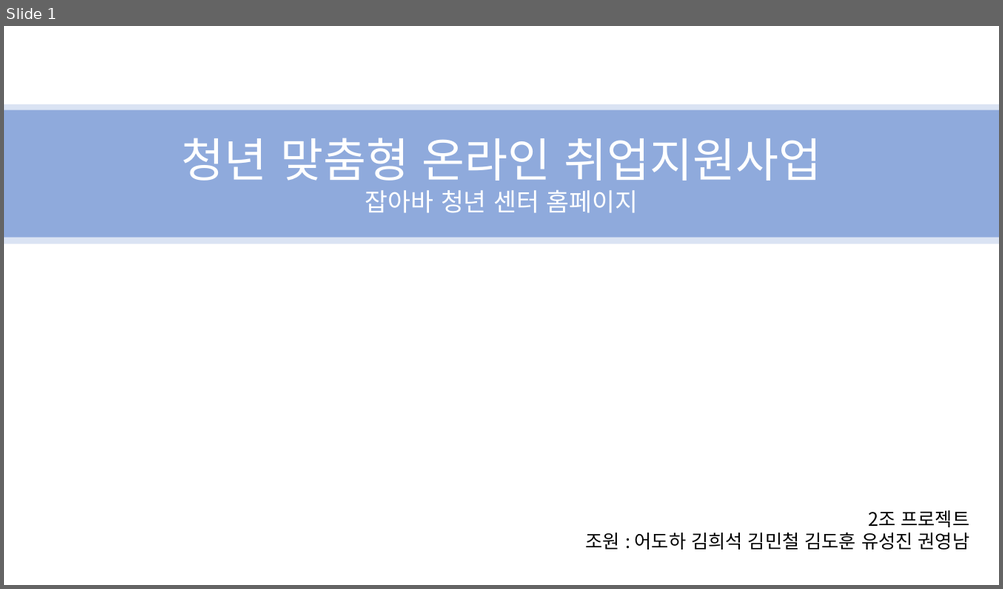
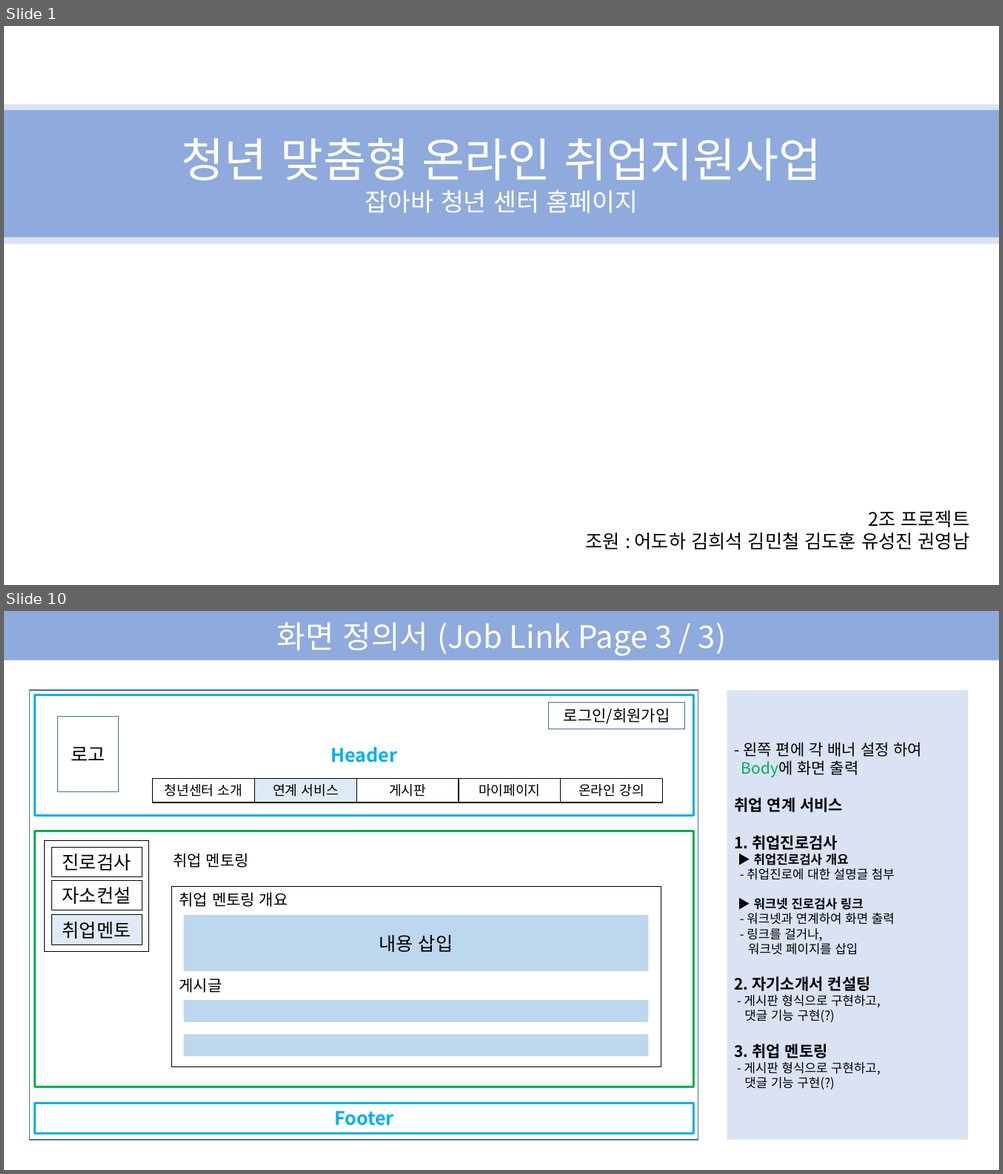
Before and after one commit to EODOHA/Youth_Project, a slide deck: 2조 프로젝트.pptx. Shown one above the other, each under a label of ours: slide 1 before the commit, slides 1 and 10 after it; the slides between them are not shown. The pictures are 1003x589 and 1003x1174 pixels, drawn with LibreOffice and Linux fonts; fonts in the diff are those of the drawing. Boxes give left, top, right and bottom in pixels: in the first picture for what was removed or moved away, otherwise in the second. Text is boxed around its words. In the diff, an @@ line names an element or a change of style, - is before the commit and + after.

```diff
--- a/2조 프로젝트.pptx
+++ b/2조 프로젝트.pptx
@@ slide 10 added at (4, 611, 999, 1170), background #FFFFFF @@
@@ rectangle added at (4, 611, 999, 661), fill #8FAADC, 30 pt, text #FFFFFF @@
+화면 정의서 (Job Link Page 3 / 3)
@@ rectangle added at (30, 690, 699, 1140), outline #43739E 1 pt @@
@@ rectangle added at (34, 695, 694, 816), outline #00B0F0 2 pt, 18 pt, text #00B0F0, bold @@
+Header
@@ rectangle added at (727, 690, 968, 1140), fill #DAE3F3, 12 pt, text #000000 @@
+- 왼쪽 편에 각 배너 설정 하여
+Body에 화면 출력
+취업 연계 서비스
+1. 취업진로검사
+▶ 취업진로검사 개요
+- 취업진로에 대한 설명글 첨부
+▶ 워크넷 진로검사 링크
+- 워크넷과 연계하여 화면 출력
+- 링크를 걸거나,
+워크넷 페이지를 삽입
+2. 자기소개서 컨설팅
+- 게시판 형식으로 구현하고,
+댓글 기능 구현(?)
+3. 취업 멘토링
+- 게시판 형식으로 구현하고,
+댓글 기능 구현(?)
@@ rectangle added at (58, 717, 119, 792), outline #43739E 0.75 pt, 18 pt, text #000000 @@
+로고
@@ rectangle added at (549, 703, 685, 729), outline #43739E 0.75 pt, 15 pt, text #000000 @@
+로그인/회원가입
@@ group added at (153, 779, 663, 803): 5 rectangles @@
+청년센터 소개
+연계 서비스
+게시판
+마이페이지
+온라인 강의
@@ rectangle added at (34, 831, 694, 1087), outline #00B050 2 pt @@
@@ rectangle added at (44, 841, 149, 952), outline #000000 1 pt @@
@@ rectangle added at (52, 848, 142, 877), outline #000000 0.75 pt, 18 pt, text #000000 @@
+진로검사
@@ text added at (173, 853, 249, 868), 15 pt, text #000000 @@
+취업 멘토링
@@ rectangle added at (52, 880, 142, 910), outline #000000 0.75 pt, 18 pt, text #000000 @@
+자소컨설
@@ rectangle added at (172, 887, 660, 1068), outline #000000 0.75 pt, 15 pt, text #000000 @@
+취업 멘토링 개요
+게시글
@@ rectangle added at (52, 915, 142, 945), fill #DEEBF7, outline #000000 0.75 pt, 18 pt, text #000000 @@
+취업멘토
@@ rectangle added at (184, 915, 649, 971), fill #BDD7EE, 18 pt, text #000000 @@
+내용 삽입
@@ rectangle added at (184, 1000, 649, 1023), fill #BDD7EE @@
@@ rectangle added at (184, 1035, 649, 1057), fill #BDD7EE @@
@@ rectangle added at (34, 1104, 694, 1134), outline #00B0F0 2 pt, 18 pt, text #00B0F0, bold @@
+Footer
```
Also in this commit, not shown: 9 slides changed, 26 other slides added.
